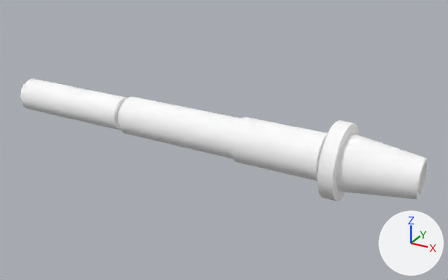
The OBJ model assets/CircleRunout/axis.obj: old version first, new version second.
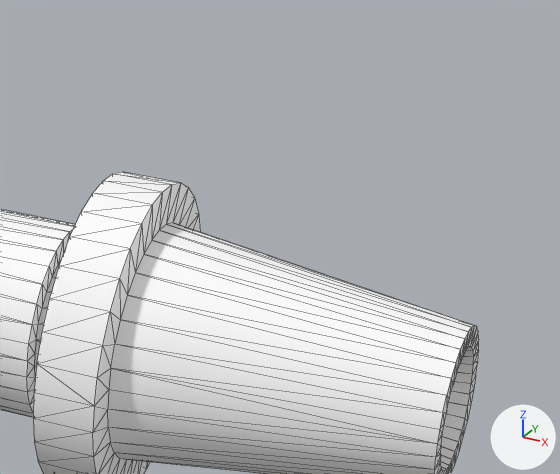
Old and new are each drawn whole from a 50 mm lens placed at (35.7, -110.2, 54.1), pointed at (-26.3, 2.5, -2.3) and again close up on the part from 69% to 100% of the width and 28% to 70% of the height. Arrows for +X, +Y and +Z are at lower right; the lights stay in place. The close-ups show mesh edges as thin lines. Where no turn or scale is listed for an object, it has been applied to the vertices.

Objects in the first close-up: 'axis'.
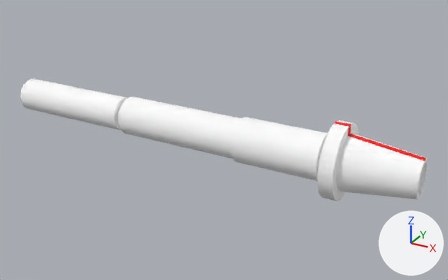
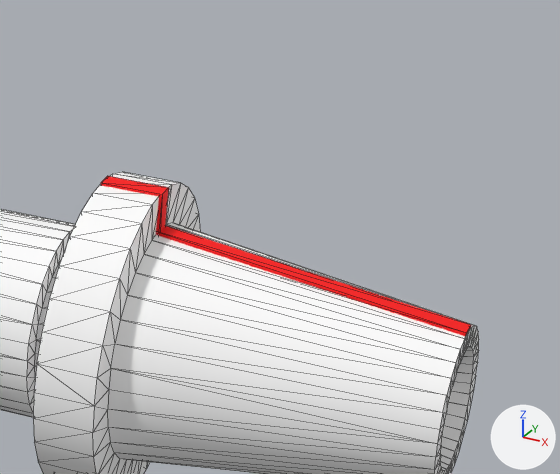
What differs and where, as boxes [x1, y1, x2, y2] in the close-ups (560 x 474 px):
part 1 of me_axis, added (red)
    after: [101, 176, 169, 235]
part 2 of me_axis, added (red)
    after: [156, 225, 471, 336]

Patch to the scene script:
```diff
--- a/assets/CircleRunout/axis.obj.py
+++ b/assets/CircleRunout/axis.obj.py
@@ mat_wire_252000000 @@
+mat_wire_252000000 = principled_material('wire_252000000')
+mat_wire_252000000.base_color = (0.99, 0.0, 0.0)  # red #fe0000
+mat_wire_252000000.roughness = 0.821
@@ me_axis @@
 # used by ob_axis; location = (0.0, 0.0, 0.0)
-me_axis.from_pydata(...)  # 801 vertices, 1598 faces; spans x -84.0..18.0, y -8.0..8.0, z -8.0..8.0
+me_axis.from_pydata(...)  # 817 vertices, 1622 faces; spans x -84.0..18.0, y -8.0..8.0, z -8.0..8.1
+# me_axis part 1: a new loose piece, a box spanning x 0.1..3.2, y -0.5..0.5, z -1.9..8.1, in mat_wire_252000000 (red #fe0000)
+# me_axis part 2
+# 8 vertices are added at x 2.1..18.0, y -0.5..0.5, z 3.7..6.2
+# 12 new faces join them, mat_wire_252000000 (red #fe0000)
 me_axis.materials.append(mat_wire_255255255)
+me_axis.materials.append(mat_wire_252000000)  # red #fe0000
```
